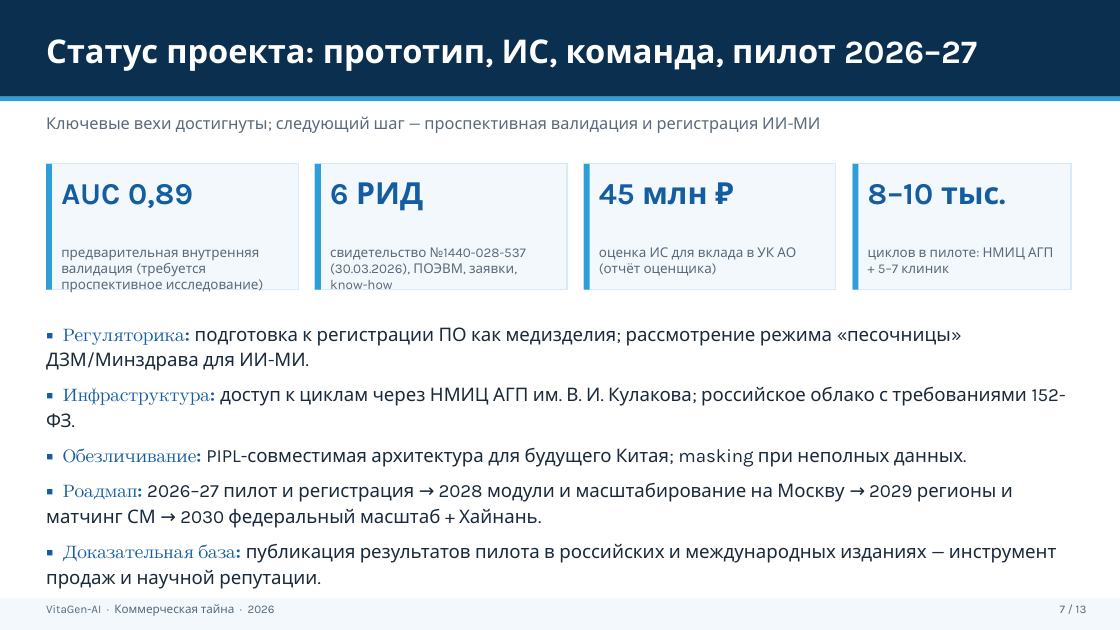
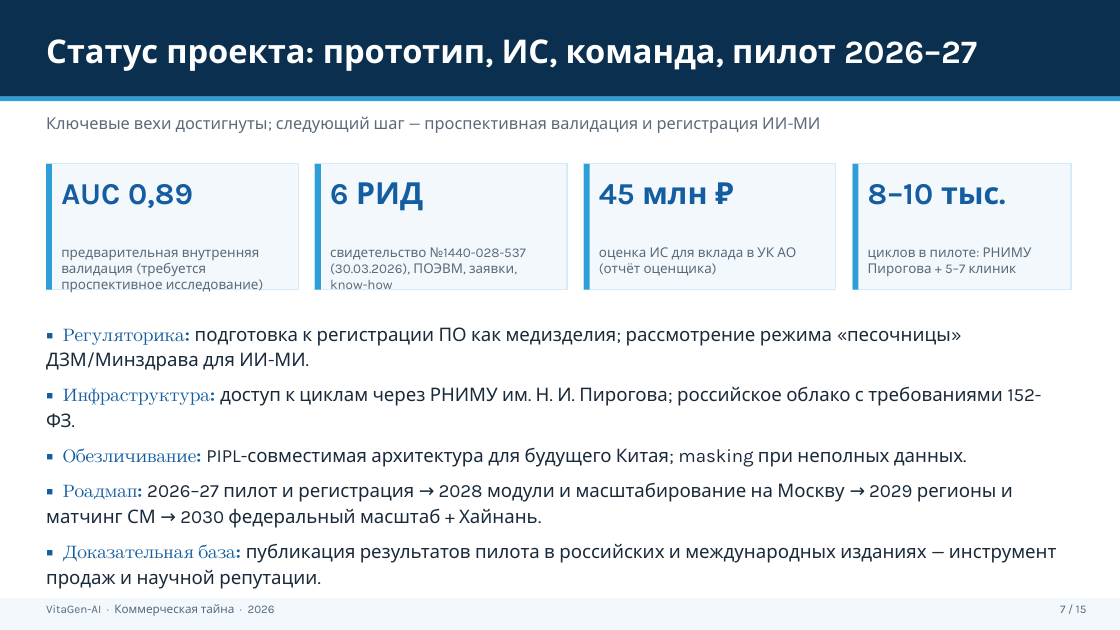
Before and after one commit to Mary-RND/vebinar-ii-analitik-landing, a slide deck: slide 7 of Business plan/Готовые документы/VitaGen_Инвестиционная_презентация.pptx. Drawn at 1120x630 pixels with LibreOffice and Linux fonts; fonts in the diff are those of the drawing. Boxes give left, top, right and bottom in pixels: in the first picture for what was removed or moved away, otherwise in the second. Text is boxed around its words. In the diff, an @@ line names an element or a change of style, - is before the commit and + after.

Commit message:
feat(business-plan): РНИМУ вместо Кулакова, графики и иллюстрации в презентации
Партнёр пилота — РНИМУ им. Н. И. Пирогова во всех трёх документах (БП, презентация, финмодель). Презентация: 15 слайдов (+2 со слайдами графиков: выручка/расходы/EBITDA, клиенты/APAC, TAM-SAM-SOM), иллюстрации в стиле исходника (эмбрион на обложке, ICSI, деление клеток, ДНК на контактах). Скрипты make_assets/make_charts + assets в репозитории.

```diff
--- a/Business plan/Готовые документы/VitaGen_Инвестиционная_презентация.pptx
+++ b/Business plan/Готовые документы/VitaGen_Инвестиционная_презентация.pptx
@@ text at (868, 247, 1032, 276): text changed @@
-циклов в пилоте: НМИЦ АГП + 5–7 клиник
+циклов в пилоте: РНИМУ Пирогова + 5–7 клиник
@@ text at (46, 387, 1042, 428): text changed @@
-▪ Инфраструктура: доступ к циклам через НМИЦ АГП им. В. И. Кулакова; российское облако с требованиями 152-ФЗ.
+▪ Инфраструктура: доступ к циклам через РНИМУ им. Н. И. Пирогова; российское облако с требованиями 152-ФЗ.
@@ text at (1060, 605, 1086, 613): text changed @@
-7 / 13
+7 / 15
```
Also in this commit, not shown: 12 other slides changed, 2 slides added, 17 other files.
